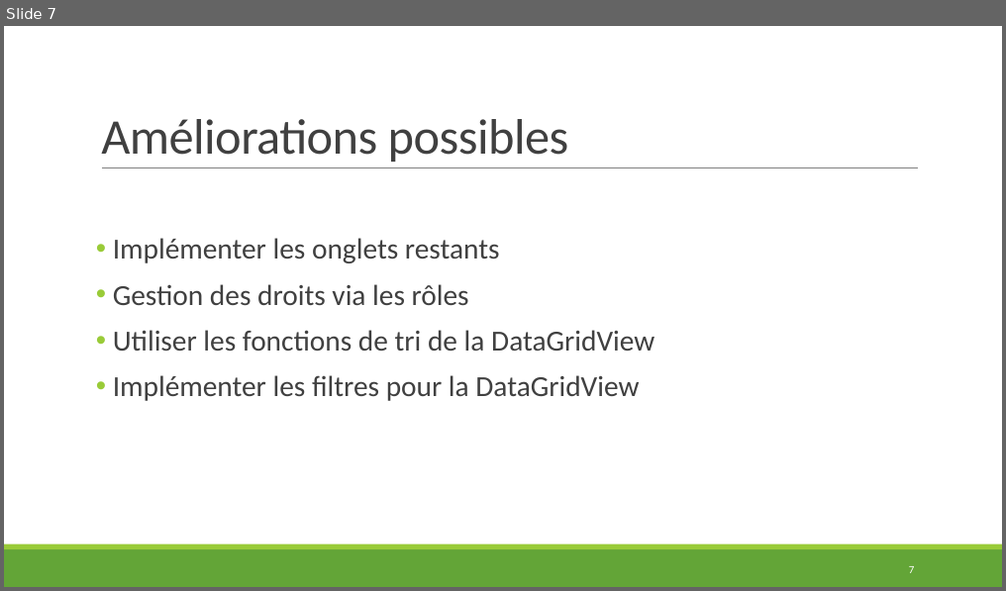
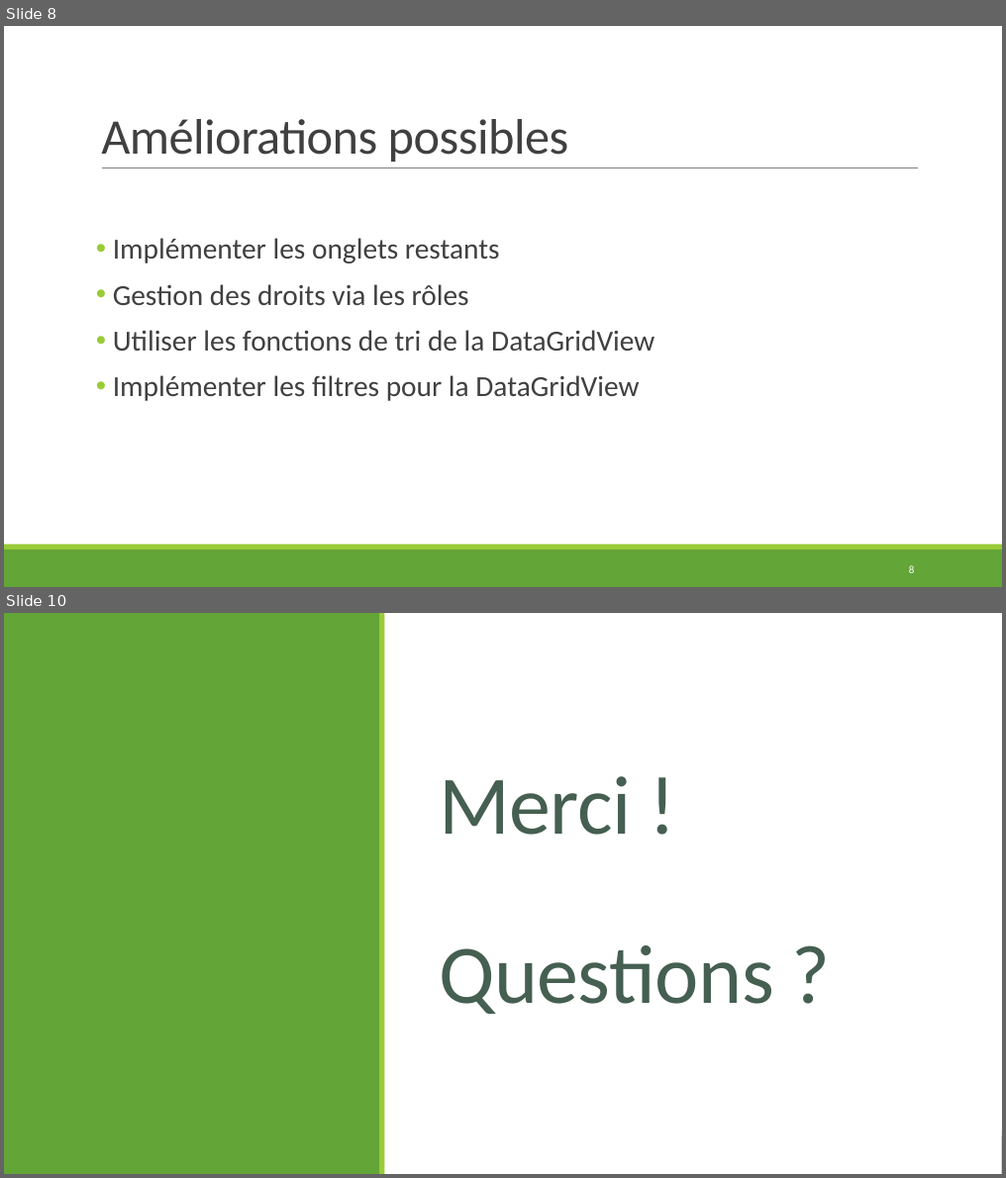
Before and after one commit to AntoineMartet/CargoFlow, a slide deck: Documentation/CargoFlow_Presentation.pptx. Shown one above the other, each under a label of ours: slide 7 before the commit, slides 8 and 10 after it; the slides between them are not shown. The pictures are 1006x591 and 1006x1178 pixels, drawn with LibreOffice and Linux fonts; fonts in the diff are those of the drawing. Boxes give left, top, right and bottom in pixels: in the first picture for what was removed or moved away, otherwise in the second. Text is boxed around its words. In the diff, an @@ line names an element or a change of style, - is before the commit and + after.

```diff
--- a/Documentation/CargoFlow_Presentation.pptx
+++ b/Documentation/CargoFlow_Presentation.pptx
@@ slide 10 added at (x1=4, y1=613, x2=1002, y2=1174), background #FFFFFF @@
@@ rectangle added at (x1=4, y1=613, x2=1002, y2=1174), fill #FFFFFF @@
@@ rectangle added at (x1=4, y1=613, x2=379, y2=1174), fill #63A537 @@
@@ rectangle added at (x1=379, y1=613, x2=384, y2=1174), fill #99CB38 @@
@@ title added at (x1=439, y1=776, x2=774, y2=1014), 80 pt, text #455F51 @@
+Merci !
+Questions ?
@@ rectangle added at (x1=4, y1=1137, x2=1002, y2=1174), fill #63A537 @@
@@ rectangle added at (x1=4, y1=1132, x2=1002, y2=1137), fill #99CB38 @@
@@ what was slide 7 is now slide 8 @@
@@ page number at (x1=909, y1=566, x2=915, y2=573): text changed @@
-7
+8
```
Also in this commit, not shown: 5 slides changed, 1 other slide added, 1 slide removed, 1 other file.
